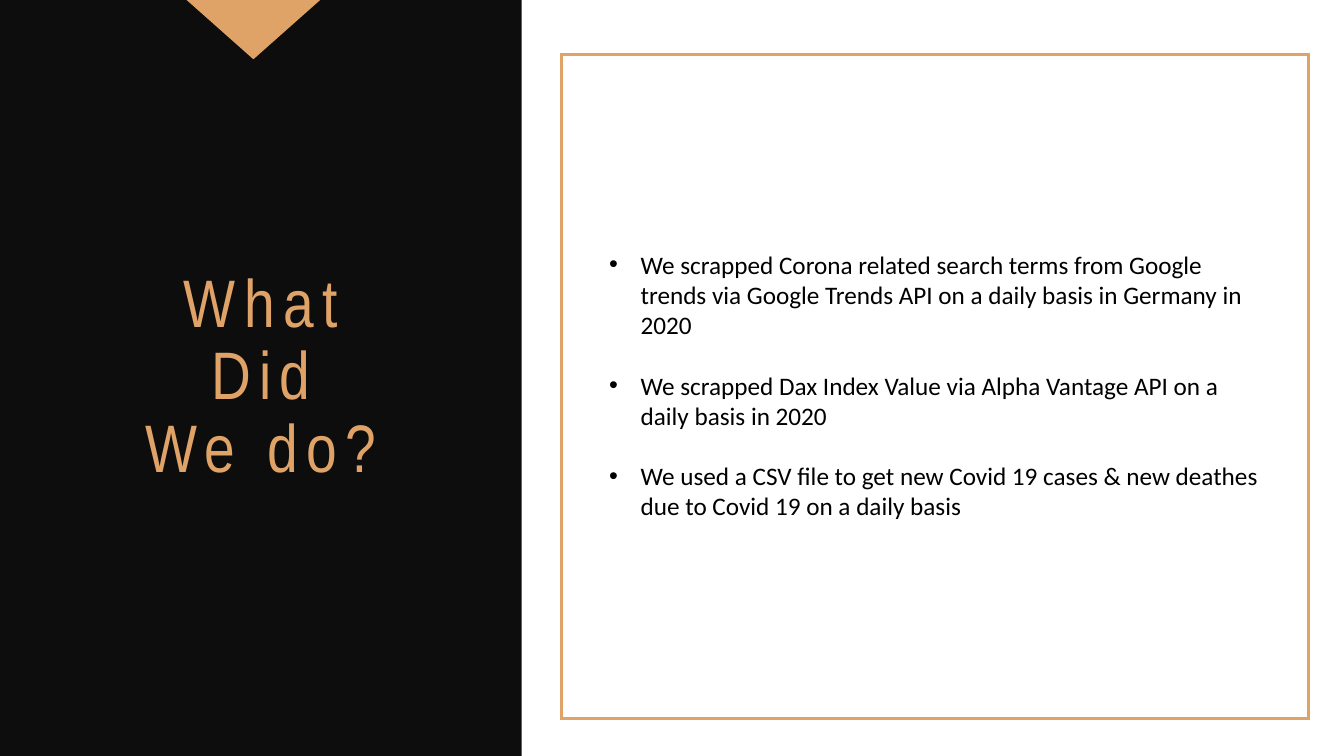
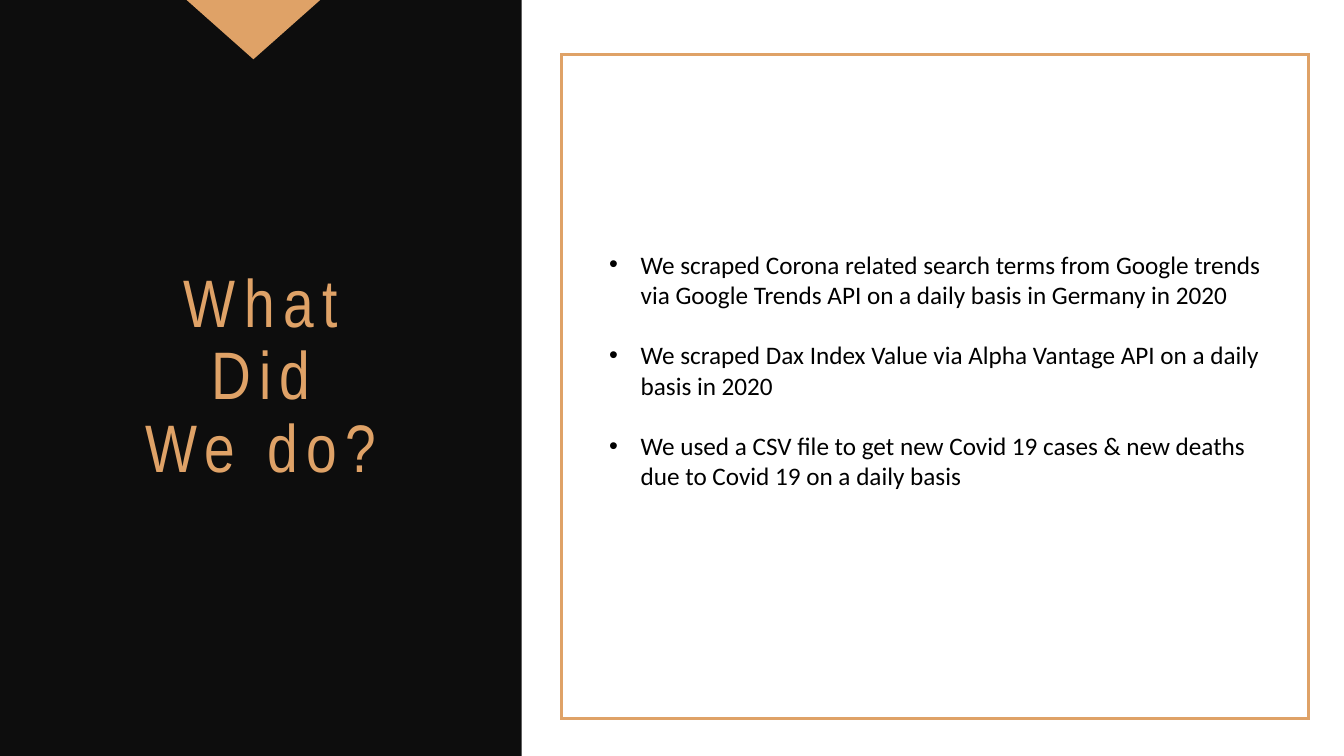
Before and after one commit to Shinan-tech/Share_Data, a slide deck: slide 3 of Final Presentation.pptx. Drawn at 1344x756 pixels with LibreOffice and Linux fonts; fonts in the diff are those of the drawing. Boxes give left, top, right and bottom in pixels: in the first picture for what was removed or moved away, otherwise in the second. Text is boxed around its words. In the diff, an @@ line names an element or a change of style, - is before the commit and + after.

```diff
--- a/Final Presentation.pptx
+++ b/Final Presentation.pptx
@@ text at <box>641,256,1260,489</box>: text changed @@
-• We scrapped Corona related search terms from Google trends via Google Trends API on a daily basis in Germany in 2020
-• We scrapped Dax Index Value via Alpha Vantage API on a daily basis in 2020
-• We used a CSV file to get new Covid 19 cases & new deathes due to Covid 19 on a daily basis
+• We scraped Corona related search terms from Google trends via Google Trends API on a daily basis in Germany in 2020
+• We scraped Dax Index Value via Alpha Vantage API on a daily basis in 2020
+• We used a CSV file to get new Covid 19 cases & new deaths due to Covid 19 on a daily basis
```
Also in this commit, not shown: 5 other slides changed, 1 slide added, 1 slide removed, 1 other file.
